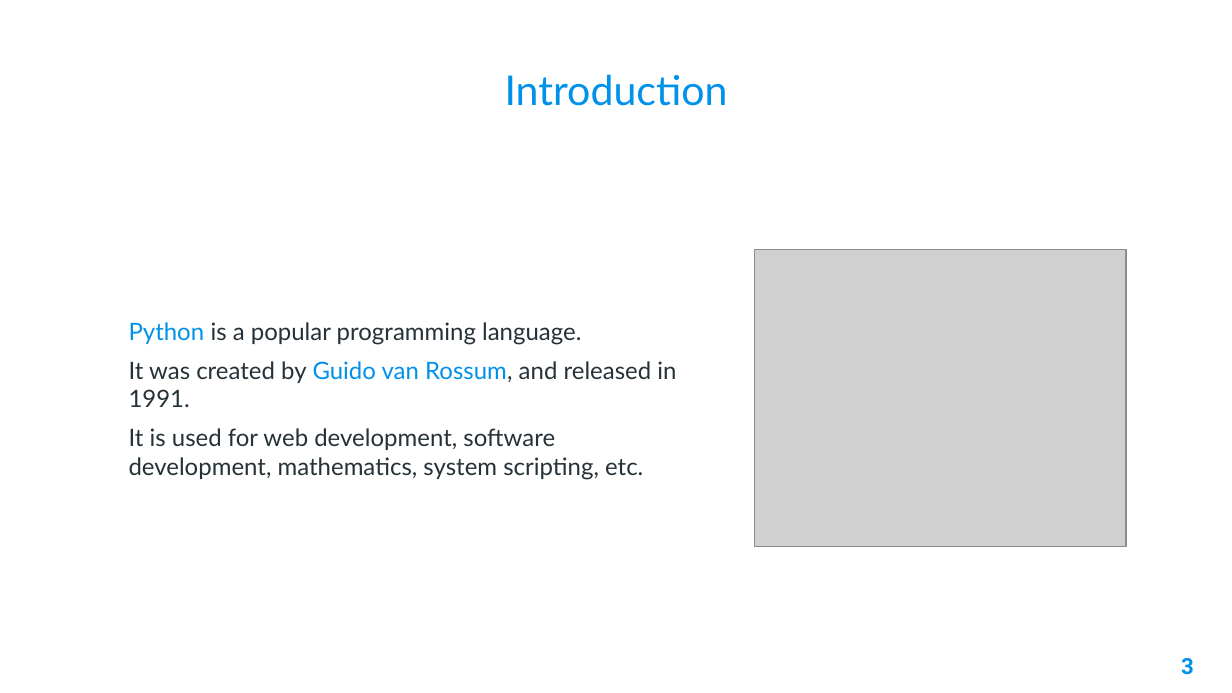
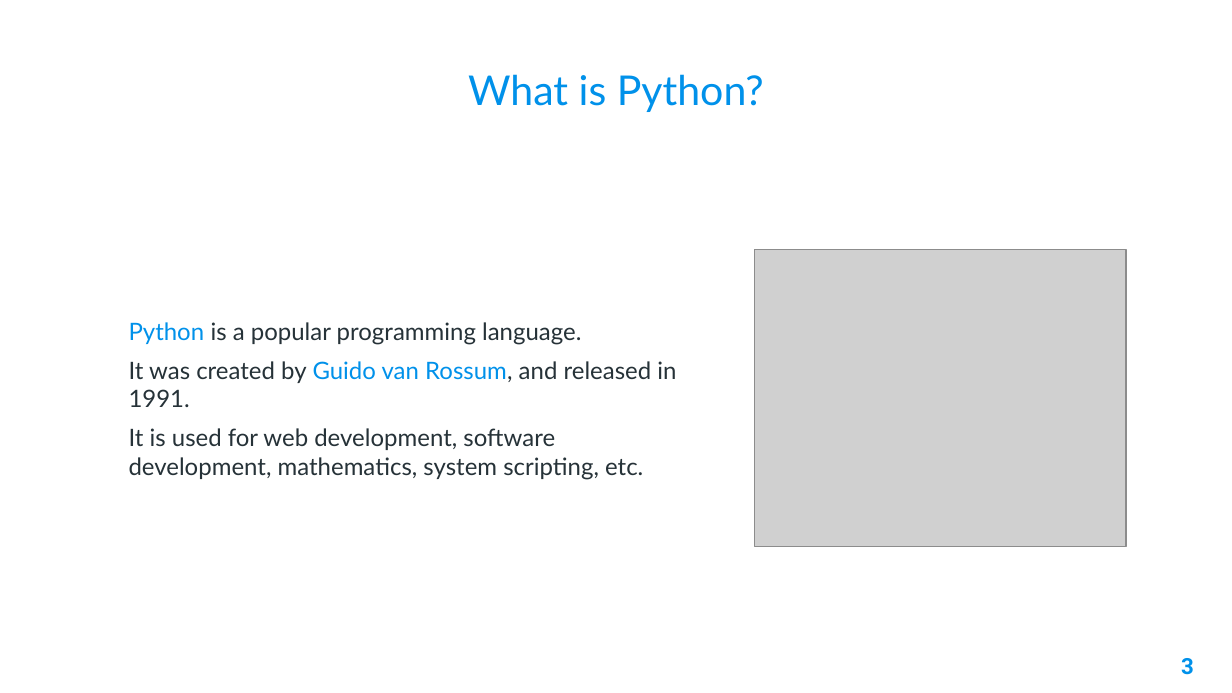
Before and after one commit to AleeRezaa/learn-python, a slide deck: slide 3 of 2 Python Basics.pptx. Drawn at 1232x693 pixels with LibreOffice and Linux fonts; fonts in the diff are those of the drawing; grey boxes stand for pictures; background and template pictures are left out. Boxes give left, top, right and bottom in pixels: in the first picture for what was removed or moved away, otherwise in the second. Text is boxed around its words. In the diff, an @@ line names an element or a change of style, - is before the commit and + after.

Commit message:
update sections of python basics

```diff
--- a/2 Python Basics.pptx
+++ b/2 Python Basics.pptx
@@ title at box(468, 74, 764, 112): text changed @@
-Introduction
+What is Python?
```
Also in this commit, not shown: 1 other slide changed, 5 slides added.
